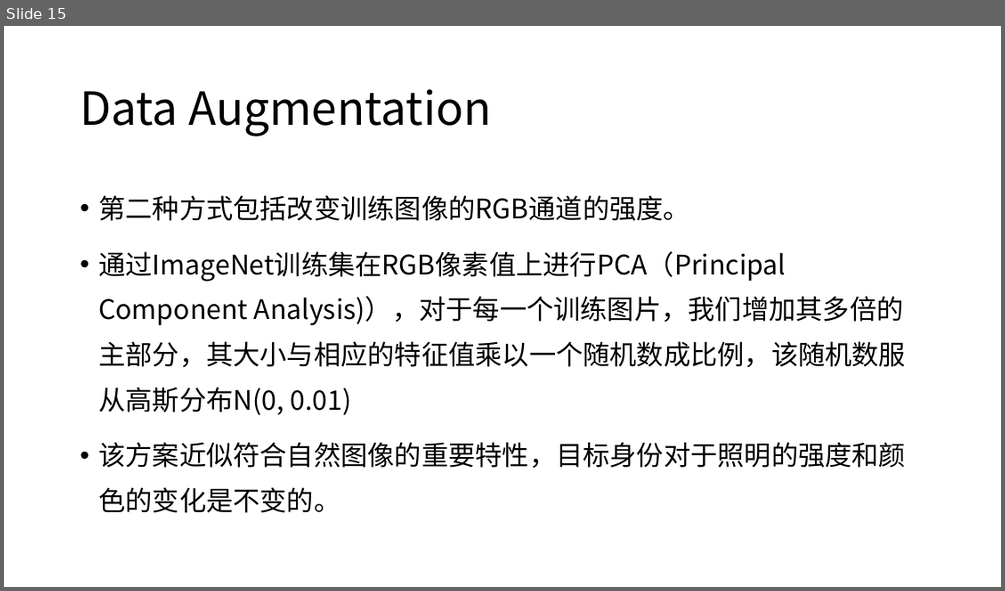
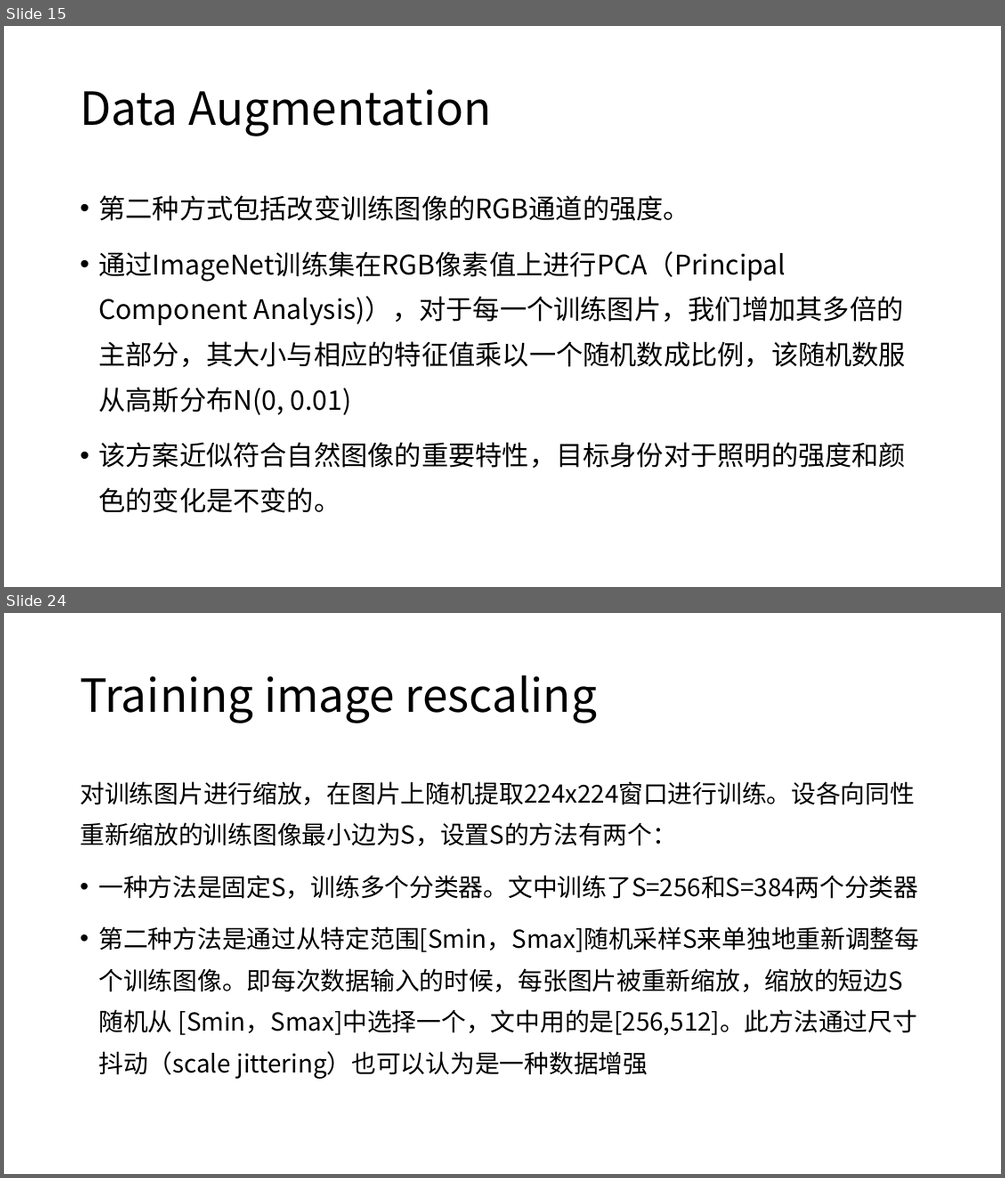
Before and after one commit to XianzhengWU/deeplearning_papernotes, a slide deck: 四篇论文笔记汇总.pptx. Shown one above the other, each under a label of ours: slide 15 before the commit, slides 15 and 24 after it; the slides between them are not shown. The pictures are 1005x591 and 1005x1178 pixels, drawn with LibreOffice and Linux fonts; fonts in the diff are those of the drawing. Boxes give left, top, right and bottom in pixels: in the first picture for what was removed or moved away, otherwise in the second. Text is boxed around its words. In the diff, an @@ line names an element or a change of style, - is before the commit and + after.

```diff
--- a/四篇论文笔记汇总.pptx
+++ b/四篇论文笔记汇总.pptx
@@ slide 24 added at (4,613,1001,1174), background #FFFFFF @@
@@ title added at (80,675,597,723), 44 pt, text #000000 @@
+Training image rescaling
@@ text added at (80,781,919,1078), 23.8 pt, text #000000 @@
+对训练图片进行缩放，在图片上随机提取224x224窗口进行训练。设各向同性重新缩放的训练图像最小边为S，设置S的方法有两个：
+• 一种方法是固定S，训练多个分类器。文中训练了S=256和S=384两个分类器
+• 第二种方法是通过从特定范围[Smin，Smax]随机采样S来单独地重新调整每个训练图像。即每次数据输入的时候，每张图片被重新缩放，缩放的短边S随机从 [Smin，Smax]中选择一个，文中用的是[256,512]。此方法通过尺寸抖动（scale jittering）也可以认为是一种数据增强
```
Also in this commit, not shown: 13 other slides added, 5 slides removed, 6 other files.
